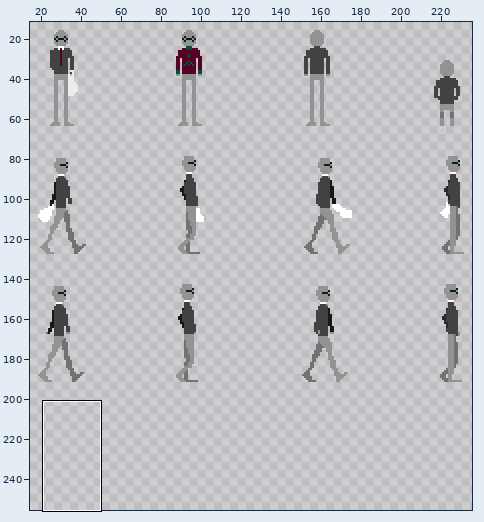
Sprite sheet -- assets/graphics/michael.png. Above, an overview of the earlier version with the close-up marked.
Close-up. The starting point:
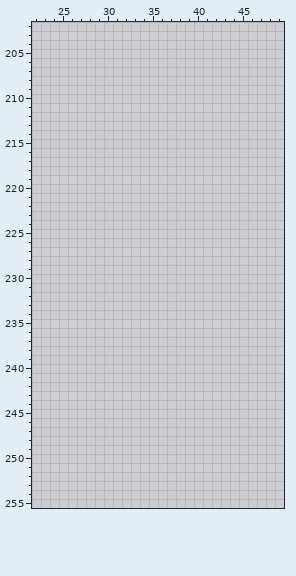
The file is 256x256 pixels. Pixels under 10% opacity are left out. Shown: x 22..49, y 202..255. The wide view leaves out empty margins.
Palette (. is transparent): 
The same view after the edit:
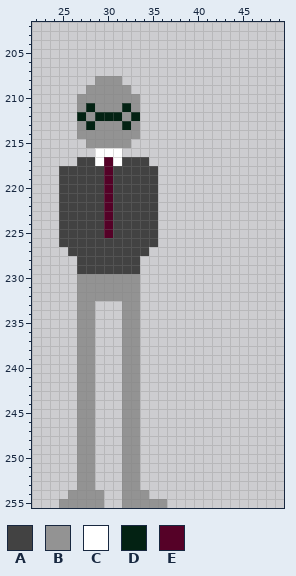
Colours new in this view: A #424242  B #939393  C #ffffff  D #032213  E #550127
Difference:
The author put colour A in row 217 at x 27 to 28 and 32 to 34; in rows 218 to 225 at x 25 to 29 and 31 to 35; in row 226 at x 25 to 35; in row 227 at x 26 to 34; in rows 228 to 229 at x 27 to 33.
The author put colour B in row 208 at x 29 to 31; in row 209 at x 28 to 32; in row 210 at x 27 to 33; in row 211 at x 27, 29 to 31 and 33; in row 212 at x 28 and 32; in row 213 at x 27, 29 to 31 and 33.
The author put colour B in row 214 at x 27 to 33; in row 215 at x 28 to 32; in rows 230 to 232 at x 27 to 33; in rows 233 to 253 at x 27 to 28 and 32 to 33; in row 254 at x 26 to 29 and 32 to 34; in row 255 at x 25 to 29 and 32 to 36.
The author put colour C in row 216 at x 29 to 31; in row 217 at x 29 and 31.
The author put colour D in row 211 at x 28 and 32; in row 212 at x 27, 29 to 31 and 33; in row 213 at x 28 and 32.
The author put colour E in rows 217 to 225 at x 30.
Boxes around the changes in both close-ups, in picture pixels (x1, y1, x2, y2):
added: (59, 76, 167, 508)
